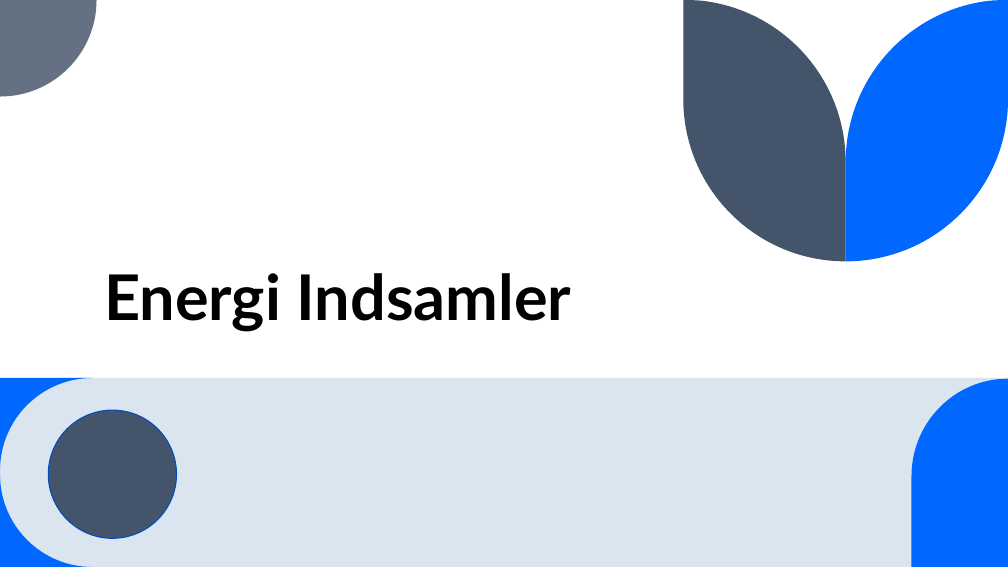
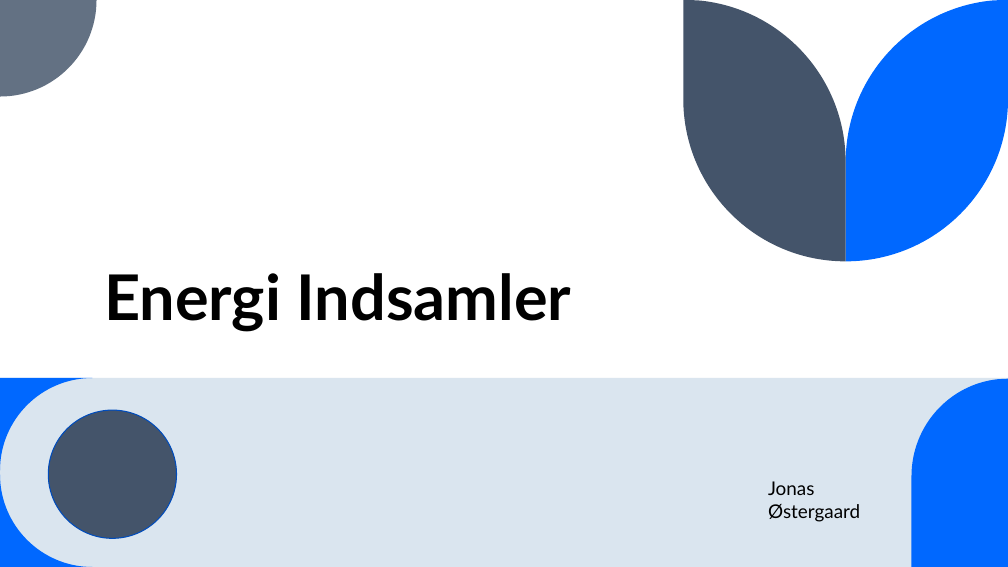
Before and after one commit to jona339e/EnergiCollector_Jonas, a slide deck: slide 1 of Documentation/Energi Indsamler.pptx. Drawn at 1008x567 pixels with LibreOffice and Linux fonts; fonts in the diff are those of the drawing. Boxes give left, top, right and bottom in pixels: in the first picture for what was removed or moved away, otherwise in the second. Text is boxed around its words. In the diff, an @@ line names an element or a change of style, - is before the commit and + after.

```diff
--- a/Documentation/Energi Indsamler.pptx
+++ b/Documentation/Energi Indsamler.pptx
@@ text added at (768,481,860,522), 18 pt, text #000000 @@
+Jonas Østergaard
```
Also in this commit, not shown: 3 other slides changed, 4 slides added, 1 slide removed, 5 other files.
